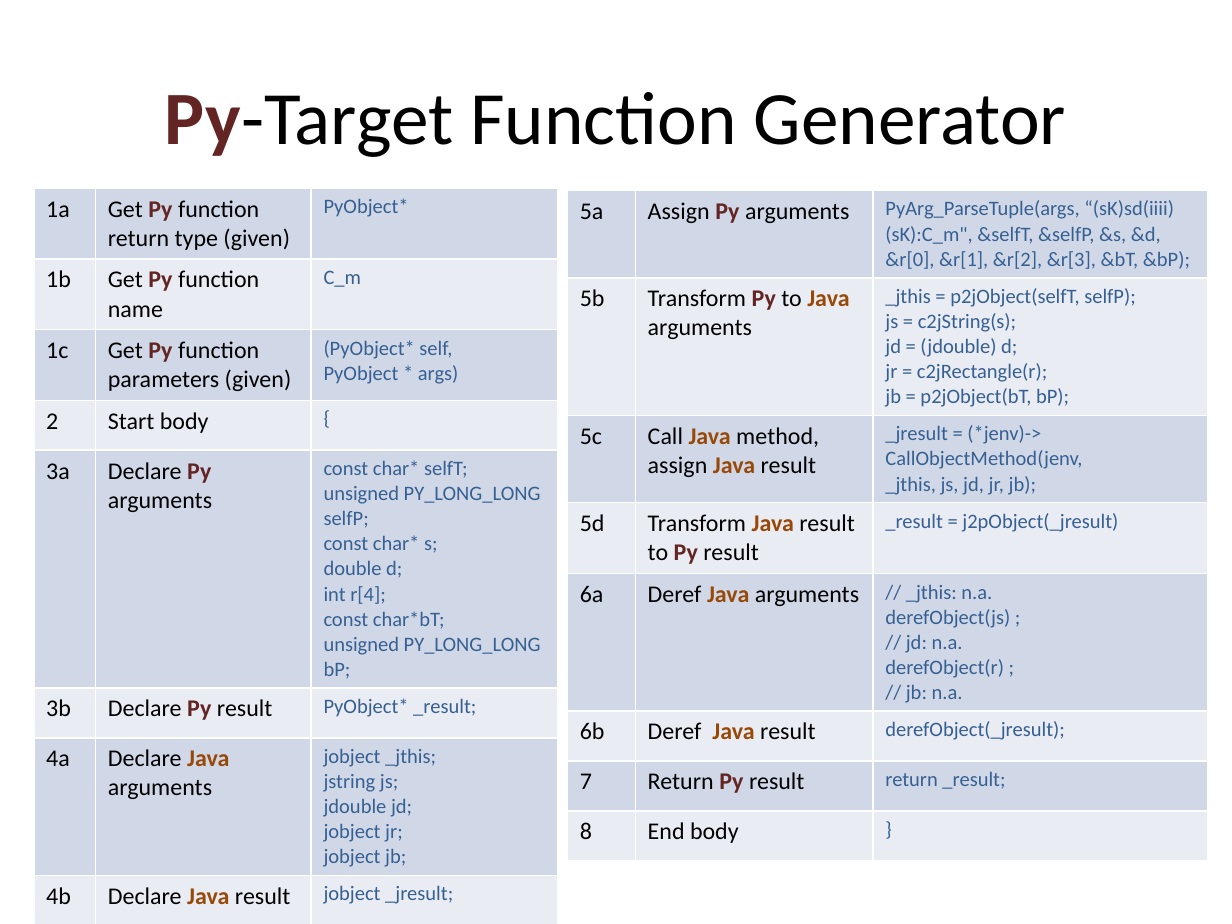
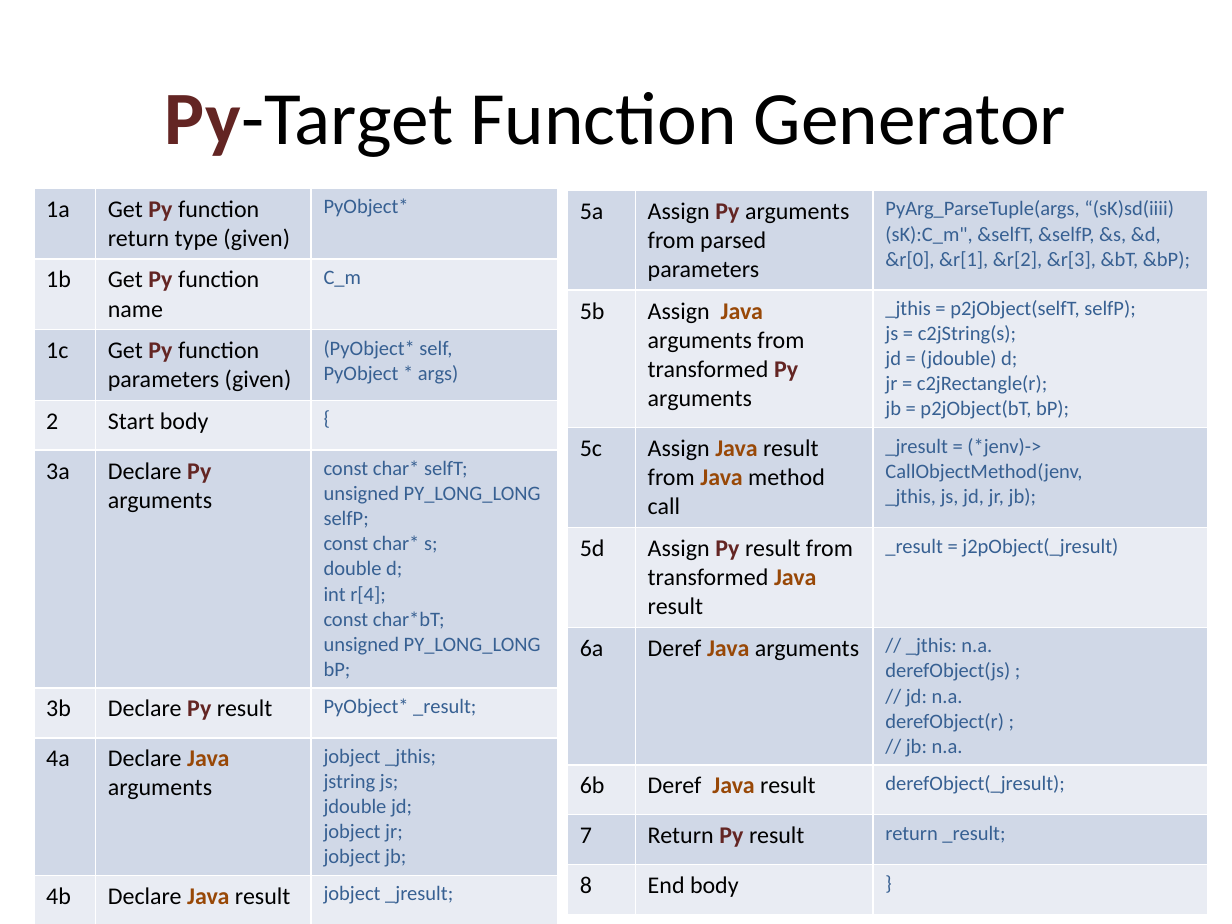
Before and after one commit to bcdev/beam-extapi, a slide deck: slide 10 of docs/beam-extapi.pptx. Drawn at 1232x924 pixels with LibreOffice and Linux fonts; fonts in the diff are those of the drawing. Boxes give left, top, right and bottom in pixels: in the first picture for what was removed or moved away, otherwise in the second. Text is boxed around its words. In the diff, an @@ line names an element or a change of style, - is before the commit and + after.

Commit message:
Update

```diff
--- a/docs/beam-extapi.pptx
+++ b/docs/beam-extapi.pptx
@@ table at (x1=568, y1=191, x2=1209, y2=920) @@
-row 1, column 2: Assign Py arguments
+row 1, column 2: Assign Py arguments from parsed parameters
-row 2, column 2: Transform Py to Java arguments
+row 2, column 2: Assign Java arguments from transformed Py arguments
-row 3, column 2: Call Java method, assign Java result
+row 3, column 2: Assign Java result from Java method call
-row 4, column 2: Transform Java result to Py result
+row 4, column 2: Assign Py result from transformed Java result
```
Also in this commit, not shown: 4 other slides changed, 1 slide added.
